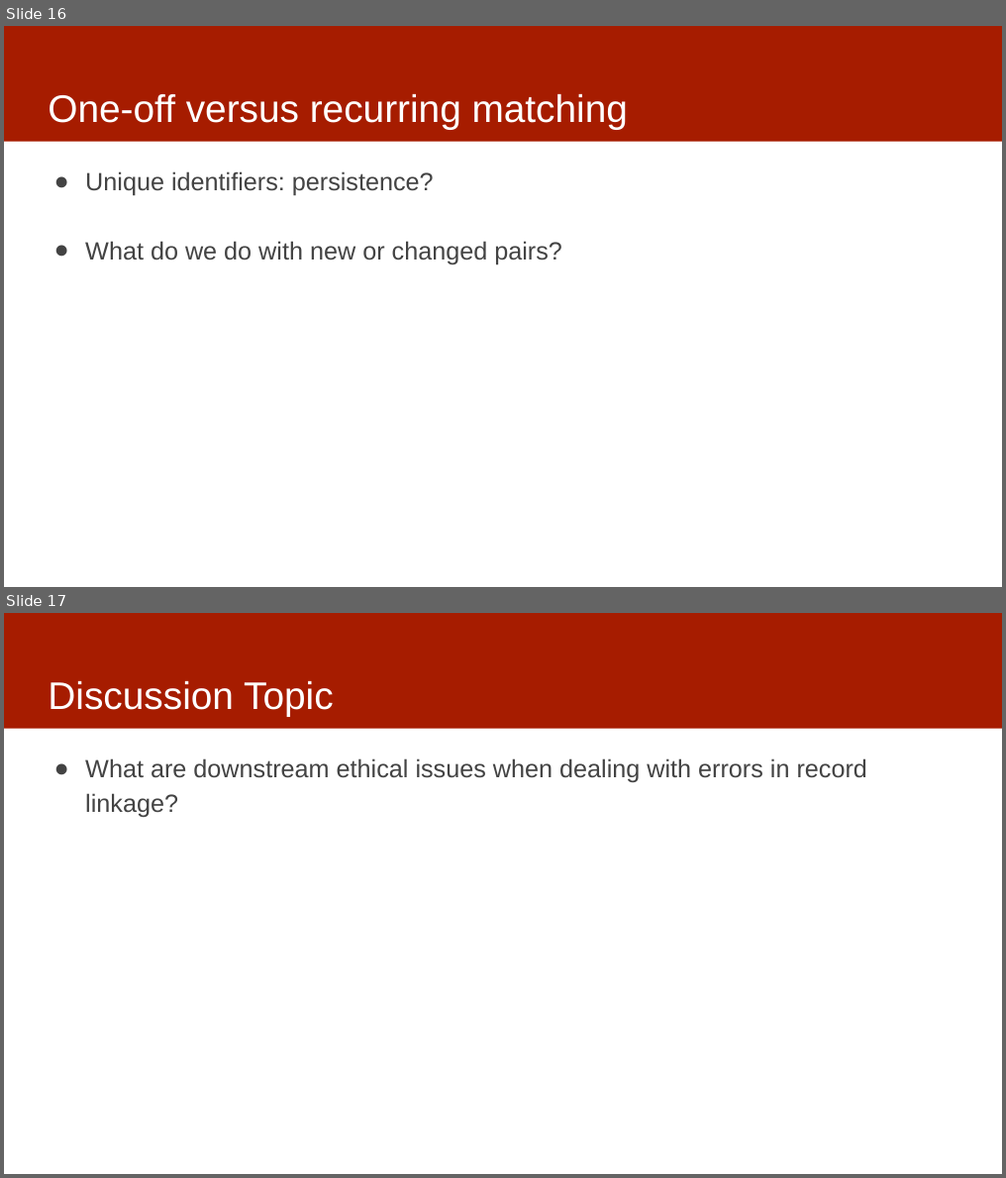
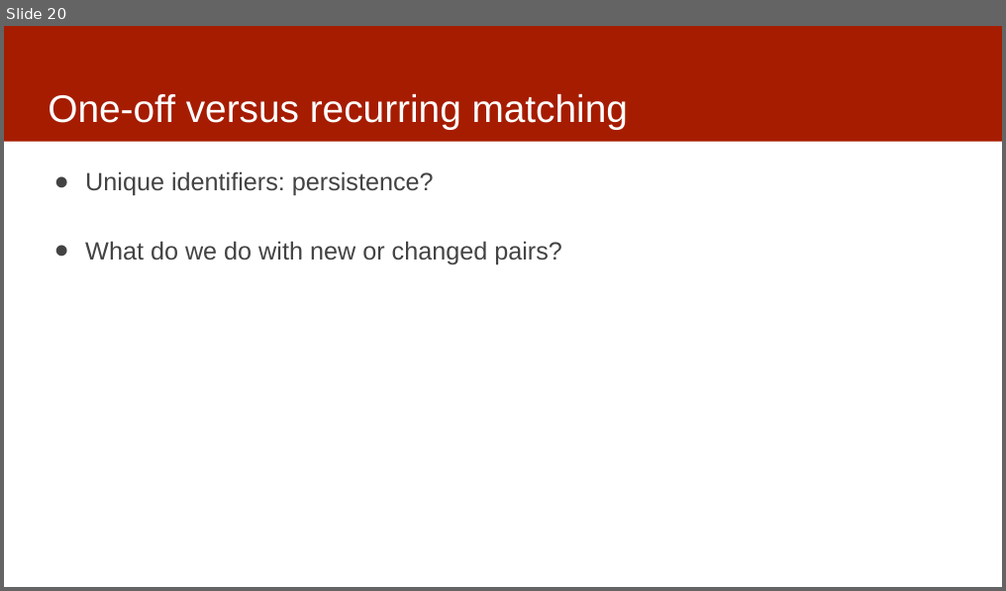
Before and after one commit to dssg/mlforpublicpolicylab, a slide deck: 02 - Case Studies and Acquiring Data/data.pptx. Shown one above the other, each under a label of ours: slides 16 and 17 before the commit, slide 20 after it. The pictures are 1006x1178 and 1006x591 pixels, drawn with LibreOffice and Linux fonts; fonts in the diff are those of the drawing. Boxes give left, top, right and bottom in pixels: in the first picture for what was removed or moved away, otherwise in the second. Text is boxed around its words. In the diff, an @@ line names an element or a change of style, - is before the commit and + after.

```diff
--- a/02 - Case Studies and Acquiring Data/data.pptx
+++ b/02 - Case Studies and Acquiring Data/data.pptx
@@ slide 17 removed at [4, 613, 1002, 1174], background #FFFFFF; not listed: 1 template element that a slide beside it also shows @@
@@ title removed at [48, 681, 334, 717] @@
-Discussion Topic
@@ text removed at [85, 759, 867, 817] @@
-● What are downstream ethical issues when dealing with errors in record linkage?
@@ what was slide 16 is now slide 20 @@
```
Also in this commit, not shown: 2 slides changed, 5 slides added.
